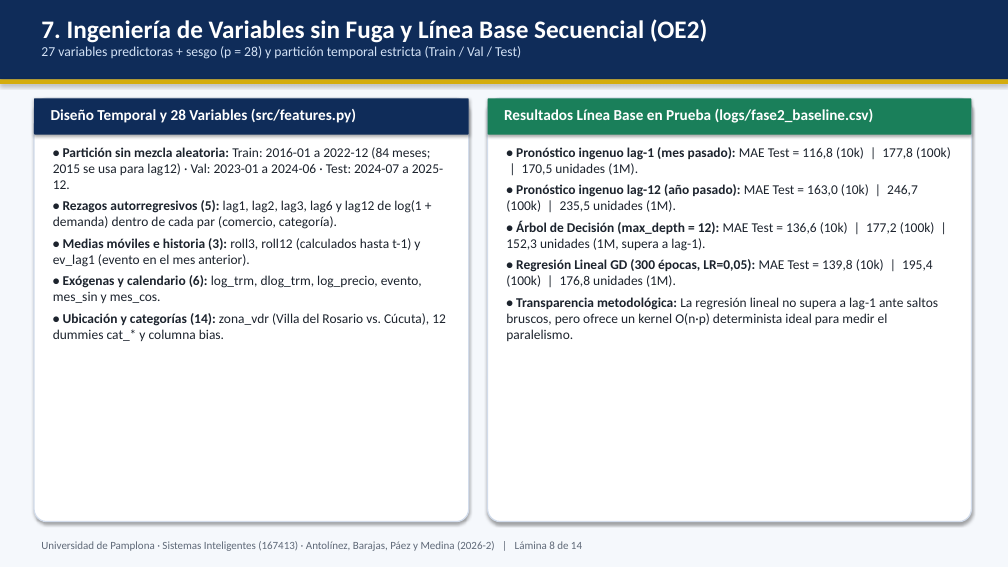
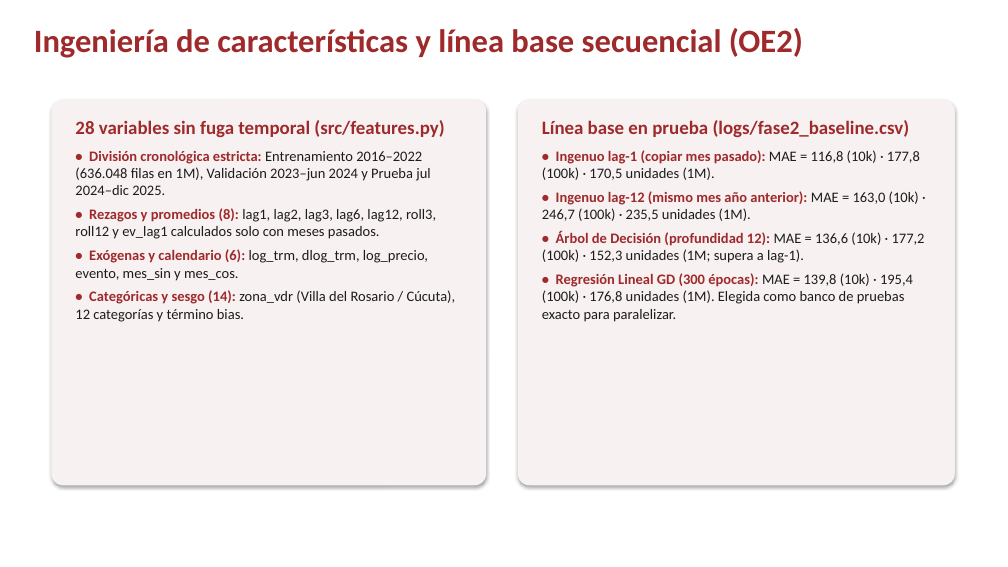
Before and after one commit to The1Poi/demanda-la-parada, a slide deck: slide 8 of entregables_defensa/02_Presentacion_Defensa/Presentacion_Defensa_Demanda_La_Parada.pptx. Drawn at 1008x567 pixels with LibreOffice and Linux fonts; fonts in the diff are those of the drawing; background and template pictures are left out. Boxes give left, top, right and bottom in pixels: in the first picture for what was removed or moved away, otherwise in the second. Text is boxed around its words. In the diff, an @@ line names an element or a change of style, - is before the commit and + after.

Commit message:
fix(entregables): Resumen/Abstract en 1 columna antes de Introduccion y plantilla oficial Unipamplona en PPTX

```diff
--- a/entregables_defensa/02_Presentacion_Defensa/Presentacion_Defensa_Demanda_La_Parada.pptx
+++ b/entregables_defensa/02_Presentacion_Defensa/Presentacion_Defensa_Demanda_La_Parada.pptx
@@ rectangle removed at box(0, 0, 1008, 567) @@
@@ rectangle removed at box(0, 0, 1008, 79) @@
@@ text at box(34, 28, 803, 58): text changed; size 13 to 31 pt; text colour #D2E1F5 to #9E2A2B; bold on @@
-7. Ingeniería de Variables sin Fuga y Línea Base Secuencial (OE2)
-27 variables predictoras + sesgo (p = 28) y partición temporal estricta (Train / Val / Test)
+Ingeniería de características y línea base secuencial (OE2)
@@ rectangle removed at box(0, 79, 1008, 84) @@
@@ rounded rectangle removed at box(34, 98, 469, 135) @@
@@ rounded rectangle: place and size @@
-rounded rectangle at box(34, 98, 469, 522)
+rounded rectangle at box(51, 100, 486, 485)
@@ rounded rectangle at box(51, 100, 486, 485): fill #FFFFFF to #F8F1F1; outline #D2DCEB 1.2 pt to none @@
@@ text removed at box(51, 109, 356, 123) @@
-Diseño Temporal y 28 Variables (src/features.py)
@@ text "28 variables sin fuga temporal ...": place and size @@
-text "28 variables sin fuga temporal ..." at box(53, 147, 446, 341)
+text "28 variables sin fuga temporal ..." at box(75, 120, 456, 322)
@@ rounded rectangle removed at box(488, 98, 972, 135) @@
@@ text removed at box(504, 109, 874, 123) @@
-Resultados Línea Base en Prueba (logs/fase2_baseline.csv)
@@ rounded rectangle at box(518, 100, 955, 485): fill #FFFFFF to #F8F1F1; outline #D2DCEB 1.2 pt to none @@
@@ rounded rectangle: place and size @@
-rounded rectangle at box(488, 98, 972, 522)
+rounded rectangle at box(518, 100, 955, 485)
@@ text at box(75, 120, 444, 239): text changed; size 12.8 to 13.8 pt; text colour #1C232D to #1C1C1C @@
-• Partición sin mezcla aleatoria: Train: 2016-01 a 2022-12 (84 meses; 2015 se usa para lag12) · Val: 2023-01 a 2024-06 · Test: 2024-07 a 2025-12.
-• Rezagos autorregresivos (5): lag1, lag2, lag3, lag6 y lag12 de log(1 + demanda) dentro de cada par (comercio, categoría).
-• Medias móviles e historia (3): roll3, roll12 (calculados hasta t-1) y ev_lag1 (evento en el mes anterior).
+28 variables sin fuga temporal (src/features.py)
+• División cronológica estricta: Entrenamiento 2016–2022 (636.048 filas en 1M), Validación 2023–jun 2024 y Prueba jul 2024–dic 2025.
+• Rezagos y promedios (8): lag1, lag2, lag3, lag6, lag12, roll3, roll12 y ev_lag1 calculados solo con meses pasados.
@@ text at box(542, 120, 925, 322): text changed; size 12.8 to 13.8 pt; text colour #1C232D to #1C1C1C @@
-• Pronóstico ingenuo lag-1 (mes pasado): MAE Test = 116,8 (10k) | 177,8 (100k) | 170,5 unidades (1M).
-• Pronóstico ingenuo lag-12 (año pasado): MAE Test = 163,0 (10k) | 246,7 (100k) | 235,5 unidades (1M).
-• Árbol de Decisión (max_depth = 12): MAE Test = 136,6 (10k) | 177,2 (100k) | 152,3 unidades (1M, supera a lag-1).
-• Regresión Lineal GD (300 épocas, LR=0,05): MAE Test = 139,8 (10k) | 195,4 (100k) | 176,8 unidades (1M).
-• Transparencia metodológica: La regresión lineal no supera a lag-1 ante saltos bruscos, pero ofrece un kernel O(n·p) determinista ideal para medir el paralelismo.
+Línea base en prueba (logs/fase2_baseline.csv)
+• Ingenuo lag-1 (copiar mes pasado): MAE = 116,8 (10k) · 177,8 (100k) · 170,5 unidades (1M).
+• Ingenuo lag-12 (mismo mes año anterior): MAE = 163,0 (10k) · 246,7 (100k) · 235,5 unidades (1M).
+• Árbol de Decisión (profundidad 12): MAE = 136,6 (10k) · 177,2 (100k) · 152,3 unidades (1M; supera a lag-1).
+• Regresión Lineal GD (300 épocas): MAE = 139,8 (10k) · 195,4 (100k) · 176,8 unidades (1M). Elegida como banco de pruebas exacto para paralelizar.
@@ text at box(75, 249, 428, 281): size 12.8 to 13.8 pt in "• Exógenas y calendario (6): log_trm, dlog_trm, ..."; text colour #1C232D to #9E2A2B in "• Exógenas y calendario (6):"; text colour #1C232D to #1C1C1C in "log_trm, dlog_trm, log_precio, evento, mes_sin y mes_cos."; more space between paragraphs @@
@@ text at box(75, 290, 456, 322): text changed; size 12.8 to 13.8 pt; text colour #1C232D to #1C1C1C @@
-• Ubicación y categorías (14): zona_vdr (Villa del Rosario vs. Cúcuta), 12 dummies cat_* y columna bias.
+• Categóricas y sesgo (14): zona_vdr (Villa del Rosario / Cúcuta), 12 categorías y término bias.
@@ text removed at box(41, 541, 582, 551) @@
-Universidad de Pamplona · Sistemas Inteligentes (167413) · Antolínez, Barajas, Páez y Medina (2026-2) | Lámina 8 de 14
```
Also in this commit, not shown: 5 other slides changed, 9 slides added, 8 slides removed, 6 other files.
